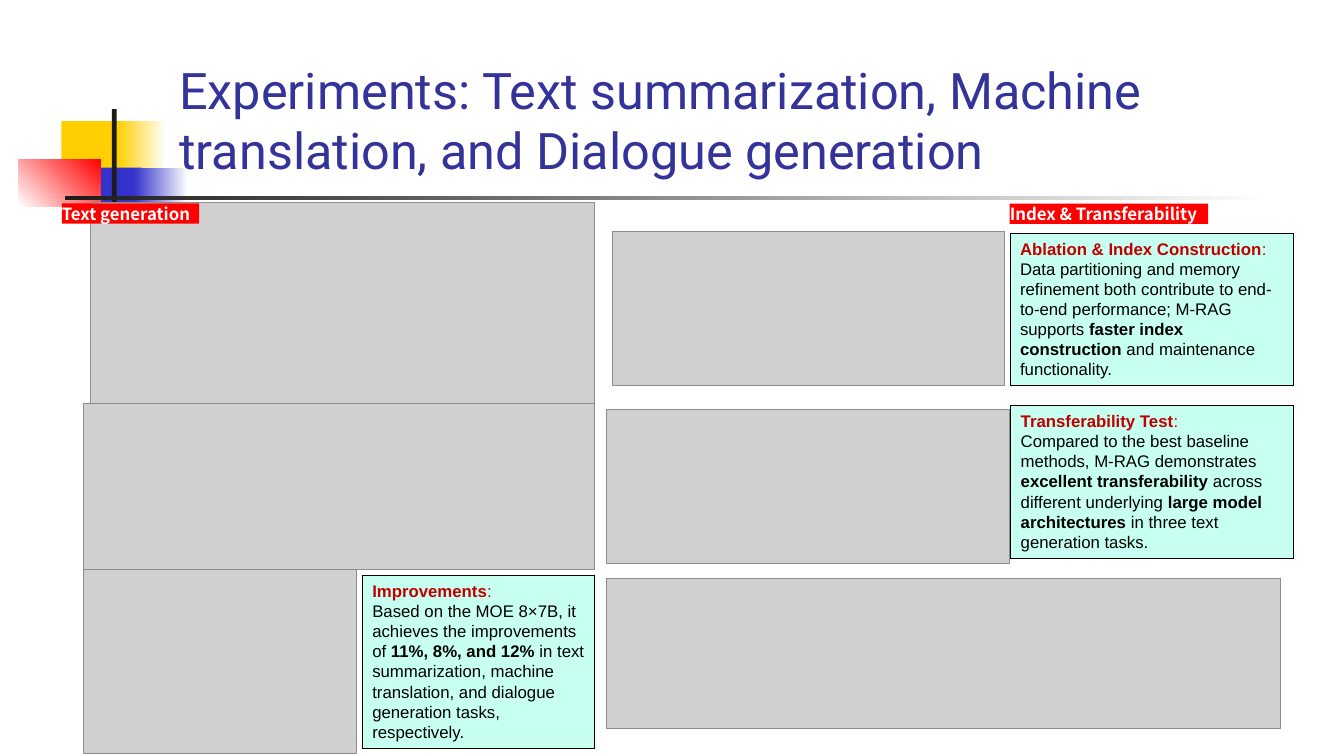
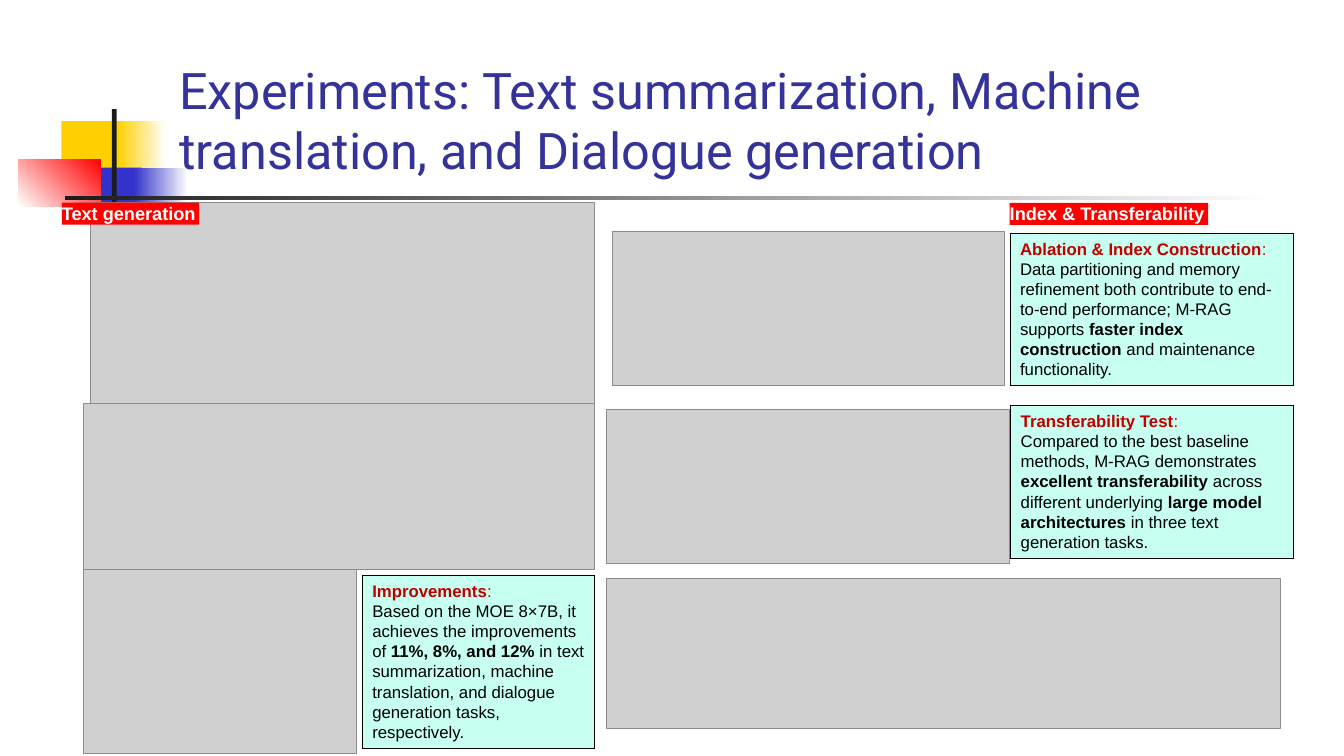
Before and after one commit to zhengwang125/zhengwang125.github.io, a slide deck: slide 5 of paper/M-RAG.pptx. Drawn at 1344x756 pixels with LibreOffice and Linux fonts; fonts in the diff are those of the drawing; grey boxes stand for pictures. Boxes give left, top, right and bottom in pixels: in the first picture for what was removed or moved away, otherwise in the second. Text is boxed around its words. In the diff, an @@ line names an element or a change of style, - is before the commit and + after.

```diff
--- a/paper/M-RAG.pptx
+++ b/paper/M-RAG.pptx
@@ rectangle "Text generation" at (63, 203, 200, 225): size 12 to 13 pt, font Noto Sans CJK SC to Arial @@
@@ rectangle "Index & Transferability" at (1010, 203, 1208, 225): size 12 to 13 pt, font Noto Sans CJK SC to Arial @@
```
Also in this commit, not shown: 2 other slides changed, 1 other file.
